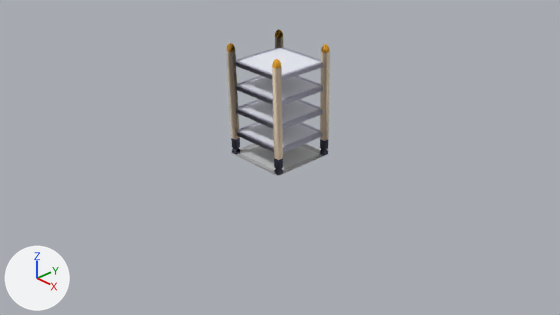
Before and after pictures for a commit that changed the Blender file assets/models/Entities.blend.
One viewpoint serves both versions: the file's camera 'Camera'. The lights are fixed; the arrows at lower left show +X, +Y and +Z. The picture after the commit comes second.

In view in the first picture: 'floor-large', 'shelf'.
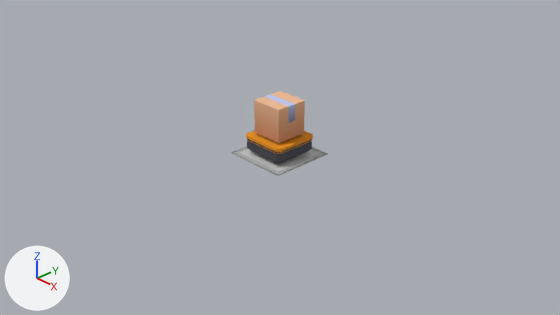
Boxes (x1, y1, x2, y2) around the edits, measured in the pictures (560 x 315 px):
'shelf', hidden
    before: (227, 30, 330, 175)
'cargo', added (brown)
    after: (254, 91, 305, 143)
'Robot', added
    after: (246, 130, 313, 163)
    faces in mat_robot___accent (orange #e79100): (246, 130, 313, 154)
    faces in mat_robot__primary (dark grey #43434b): (247, 139, 312, 163)

Diff of the bpy script that builds the scene:
```diff
--- a/assets/models/Entities.blend.py
+++ b/assets/models/Entities.blend.py
@@ img_colormap_001 @@
+img_colormap_001 = load_image('colormap.001', '_unpacked/colormap.png', 512, 512, 'sRGB')
@@ mat_colormap_001 @@
+mat_colormap_001 = bpy.data.materials.new('colormap.001')
+# uses the picture img_colormap_001
@@ mat_material @@
+mat_material = principled_material('Material')
+mat_material.base_color = (0.014, 0.0168, 0.02)  # black #1f2327
+mat_material.roughness = 0.9
@@ mat_robot__primary @@
+mat_robot__primary = principled_material('Robot- primary')
+mat_robot__primary.base_color = (0.0563, 0.056, 0.07)  # dark grey #43434b
+mat_robot__primary.roughness = 0.8
@@ mat_robot___accent @@
+mat_robot___accent = principled_material('Robot - accent')
+mat_robot___accent.base_color = (0.8, 0.282, 0.0)  # orange #e79100
+mat_robot___accent.roughness = 0.9
@@ me_box_small_004 @@
+me_box_small_004.from_pydata(...)  # 48 vertices, 28 faces; spans x -0.25..0.25, y -0.25..0.25, z 0.0..0.5
+me_box_small_004.materials.append(mat_colormap_001)
@@ me_robot @@
+me_robot.from_pydata(...)  # 1228 vertices, 2436 faces; spans x -1.02..1.02, y -1.02..1.02, z -1.12..-0.3
+# faces by material slot: [102, 2296, 38]
+me_robot.materials.append(mat_robot__primary)  # dark grey #43434b
+me_robot.materials.append(mat_material)  # black #1f2327
+me_robot.materials.append(mat_robot___accent)  # orange #e79100
@@ ob_shelf @@
 ob_shelf.scale = (-0.00567, -0.00583, -0.00562)
+ob_shelf.hide_set(True)
@@ ob_cargo @@
+ob_cargo = bpy.data.objects.new('cargo', me_box_small_004)
+ob_cargo.location = (0.0, 0.0, 0.328)
@@ ob_robot @@
+ob_robot = bpy.data.objects.new('Robot', me_robot)
+ob_robot.location = (0.0, 0.0, 0.4)
+ob_robot.scale = (0.35, 0.35, 0.35)
```
